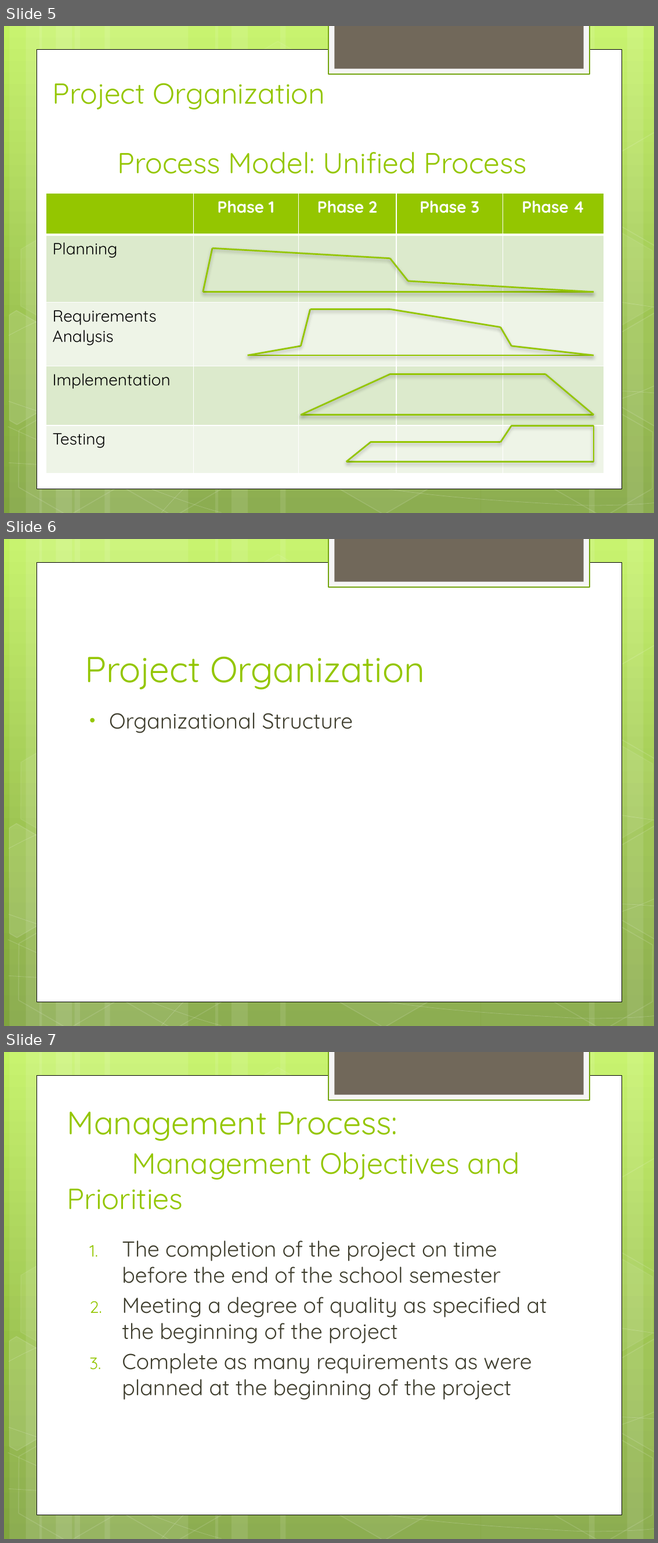
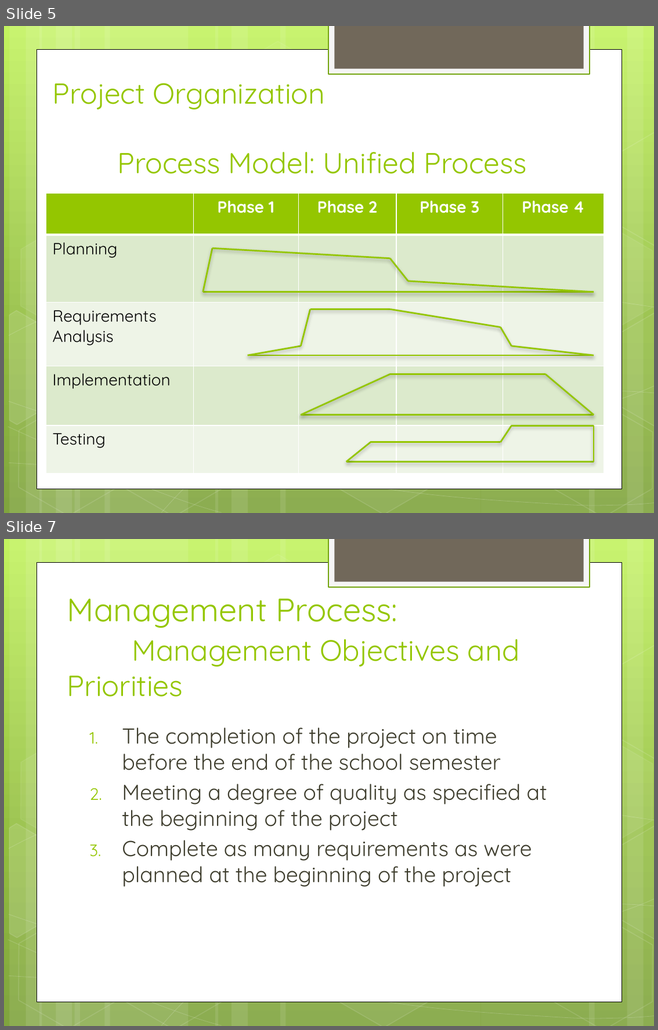
Before and after one commit to hiyenwong/cs679-b1-class-project, a slide deck: deliverables/final/Final Presentation.pptx. Shown one above the other, each under a label of ours: slides 5, 6 and 7 before the commit, slides 5 and 7 after it; the slides between them are not shown. The pictures are 658x1543 and 658x1030 pixels, drawn with LibreOffice and Linux fonts; fonts in the diff are those of the drawing. Boxes give left, top, right and bottom in pixels: in the first picture for what was removed or moved away, otherwise in the second. Text is boxed around its words. In the diff, an @@ line names an element or a change of style, - is before the commit and + after.

```diff
--- a/deliverables/final/Final Presentation.pptx
+++ b/deliverables/final/Final Presentation.pptx
@@ slide 6 removed at (4,539,654,1026), background gradient #C3F35F to #93BF3F to #81A53E; not listed: 31 template elements that a slide beside it also shows @@
@@ title removed at (85,657,424,690) @@
-Project Organization
@@ text removed at (109,712,353,733) @@
-• Organizational Structure
```
Also in this commit, not shown: 14 slides changed, 6 slides added, 1 other slide removed.
